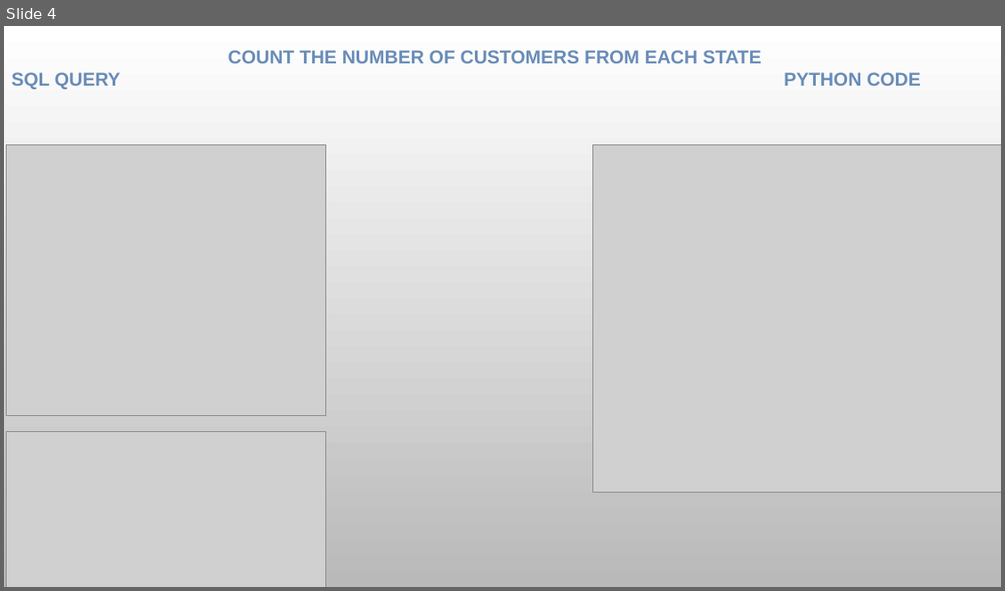
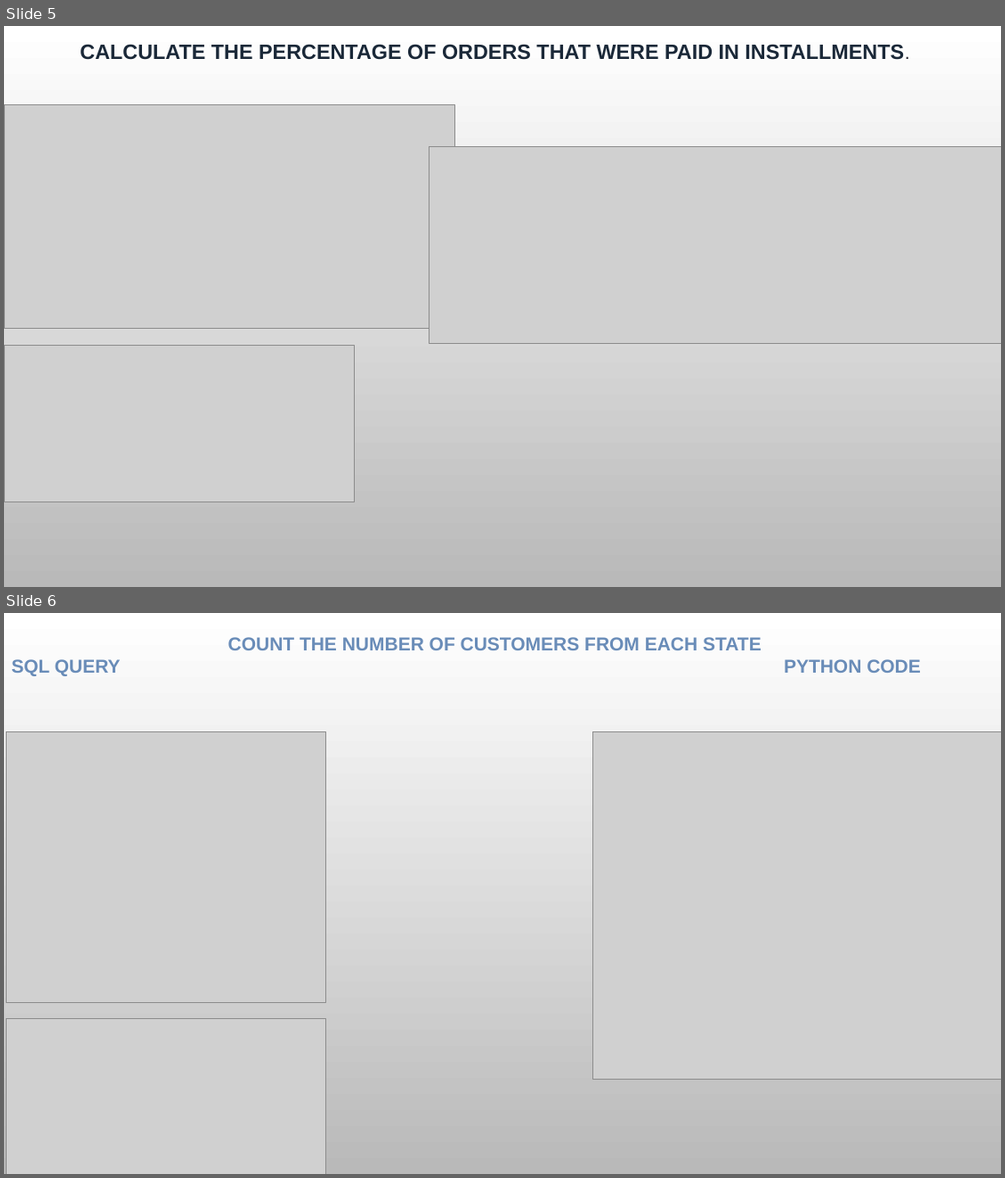
Before and after one commit to priyanshusingh05may-dev/project-_3_python_and_sql-, a slide deck: Navigating the Future of Online Shopping.pptx. Shown one above the other, each under a label of ours: slide 4 before the commit, slides 5 and 6 after it. The pictures are 1005x591 and 1005x1178 pixels, drawn with LibreOffice and Linux fonts; fonts in the diff are those of the drawing; grey boxes stand for pictures; background and template pictures are left out. Boxes give left, top, right and bottom in pixels: in the first picture for what was removed or moved away, otherwise in the second. Text is boxed around its words. In the diff, an @@ line names an element or a change of style, - is before the commit and + after.

```diff
--- a/Navigating the Future of Online Shopping.pptx
+++ b/Navigating the Future of Online Shopping.pptx
@@ slide 5 added at box(4, 26, 1001, 587), background picture (left out) @@
@@ title added at box(80, 44, 904, 60), 20 pt, text #1A2839, bold @@
+CALCULATE THE PERCENTAGE OF ORDERS THAT WERE PAID IN INSTALLMENTS.
@@ picture added at box(4, 105, 455, 329) @@
@@ picture added at box(429, 147, 1001, 344) @@
@@ picture added at box(4, 346, 354, 501) @@
@@ what was slide 4 is now slide 6 @@
```
Also in this commit, not shown: 5 slides changed, 3 other slides added, 1 other file.
